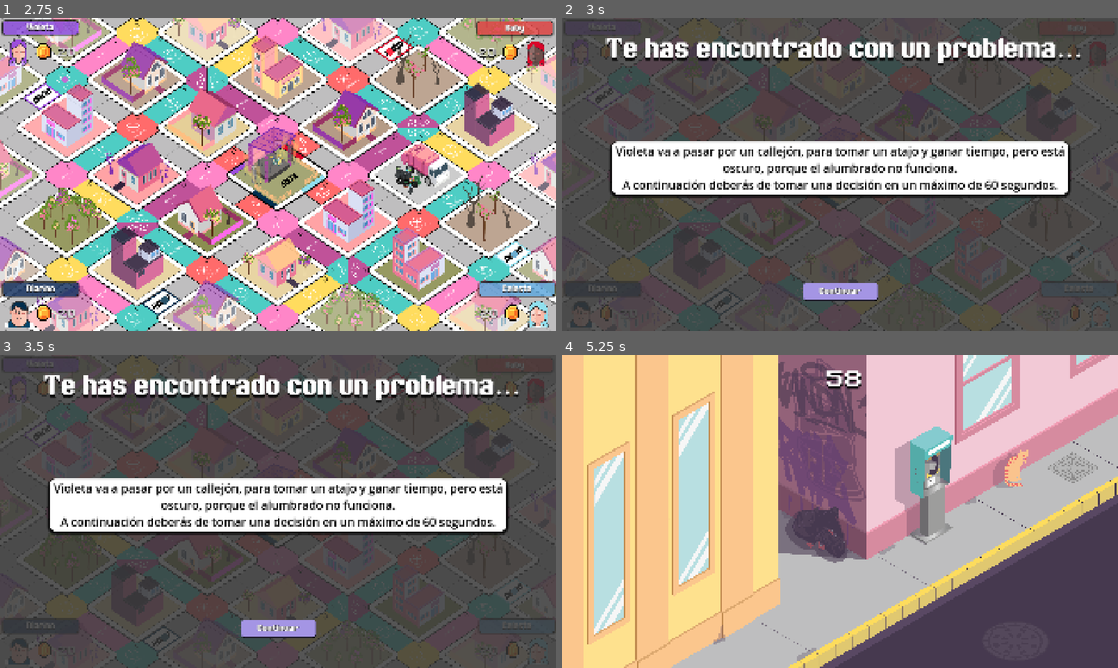
Above: before the commit, frames 1-4 (two rows, left to right).
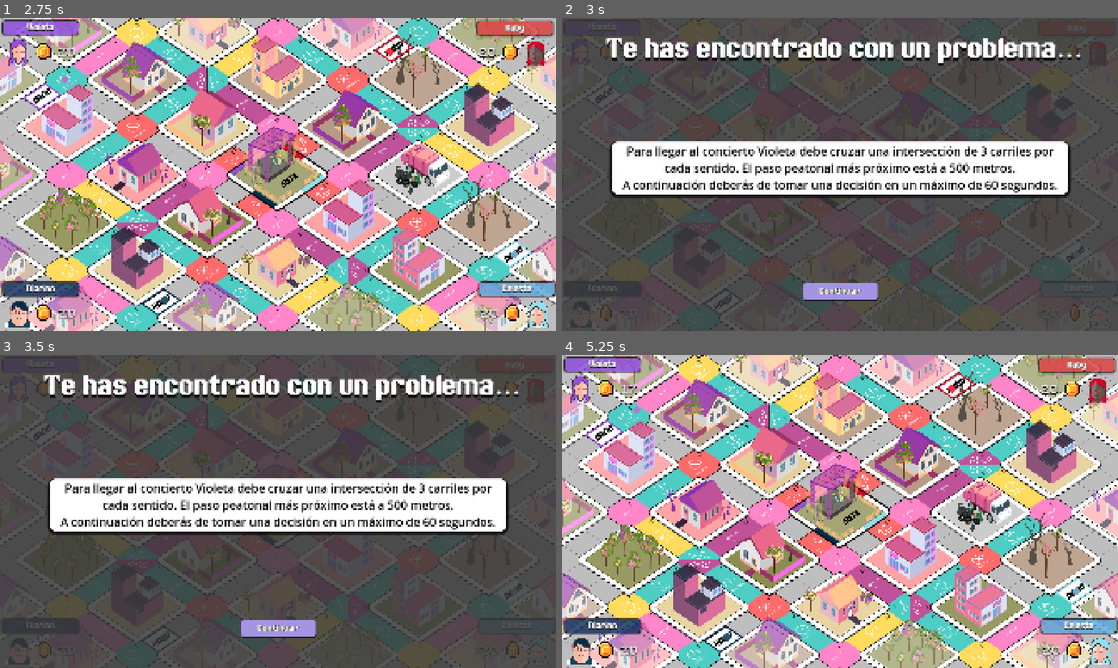
Above: after the commit, the same moments.

Repository: AleML1024/Ciudad-Magenta
Game: Godot game, scene res://scenes/MainMenu.tscn
Same seed, same stepped clock (60 frames per second), same inputs: the game is played once before the commit and once after it.
Inputs (mouse positions are in pixels of both pictures, inside the frame that each line leads up to):
- Up to frame 1 (2.75 s): click "Jugar" at 0.5 s; click "Comenzar" at 1.25 s; click "Continuar" at 2 s
- Up to frame 2 (3 s): move the mouse to (962, 158) at 2.77 s; click (962, 158) at 2.92 s
- Up to frame 3 (3.5 s): no input
- Up to frame 4 (5.25 s): click "Continuar" at 3.5 s; click (762, 492) at 4.27 s; click (840, 627) at 5 s, where only the run after the commit has a clickable "Continuar"

Frame 1 is identical in both runs. In frame 2, 2.7% of the frame differs, in the area x 9-91%, y 40-51%; in frame 3, 2.7%; in frame 4, 95%, in the area x 0-100%, y 0-100%.

Commit message:
Pantalla de decisiones con ilustración terminada y decision V_D_1 implementada con ilustración

Diff:
--- a/scenes/decisions/V_D_1.tscn
+++ b/scenes/decisions/V_D_1.tscn
@@ -84,6 +84,7 @@
 
 [node name="Hotspot2" type="Area2D" parent="Control/Hotspots"]
 script = ExtResource("2_sdvyk")
+option_index = 1
 
 [node name="CollisionPolygon2D" type="CollisionPolygon2D" parent="Control/Hotspots/Hotspot2"]
 polygon = PackedVector2Array(1920, 417, 1776, 500, 1608, 387, 1705, 1, 1920, 0)
@@ -115,6 +116,7 @@
 
 [node name="Hotspot3" type="Area2D" parent="Control/Hotspots"]
 script = ExtResource("2_sdvyk")
+option_index = 2
 
 [node name="CollisionPolygon2D" type="CollisionPolygon2D" parent="Control/Hotspots/Hotspot3"]
 polygon = PackedVector2Array(1256, 652, 1349, 598, 1349, 592, 1321, 578, 1321, 452, 1339, 442, 1349, 277, 1293, 245, 1199, 297, 1200, 470, 1233, 489, 1234, 596, 1201, 615, 1201, 621)
@@ -161,13 +163,3 @@
 offset_bottom = 8.799995
 text = "60"
 label_settings = SubResource("LabelSettings_lsugr")
-
-[connection signal="input_event" from="Control/Hotspots/Hotspot1" to="Control/Hotspots/Hotspot1" method="_on_input_event"]
-[connection signal="mouse_entered" from="Control/Hotspots/Hotspot1" to="Control/Hotspots/Hotspot1" method="_on_mouse_entered"]
-[connection signal="mouse_exited" from="Control/Hotspots/Hotspot1" to="Control/Hotspots/Hotspot1" method="_on_mouse_exited"]
-[connection signal="input_event" from="Control/Hotspots/Hotspot2" to="Control/Hotspots/Hotspot2" method="_on_input_event"]
-[connection signal="mouse_entered" from="Control/Hotspots/Hotspot2" to="Control/Hotspots/Hotspot2" method="_on_mouse_entered"]
-[connection signal="mouse_exited" from="Control/Hotspots/Hotspot2" to="Control/Hotspots/Hotspot2" method="_on_mouse_exited"]
-[connection signal="input_event" from="Control/Hotspots/Hotspot3" to="Control/Hotspots/Hotspot3" method="_on_input_event"]
-[connection signal="mouse_entered" from="Control/Hotspots/Hotspot3" to="Control/Hotspots/Hotspot3" method="_on_mouse_entered"]
-[connection signal="mouse_exited" from="Control/Hotspots/Hotspot3" to="Control/Hotspots/Hotspot3" method="_on_mouse_exited"]
--- a/scripts/managers/card_manager.gd
+++ b/scripts/managers/card_manager.gd
@@ -7,6 +7,8 @@
 	MARINO
 }
 
+var used_cards := {}
+
 var card_banks = {
 	Character_type.VIOLETA: {
 		"positive": [
@@ -73,7 +75,74 @@
 					}
 				],
 			},
-
+			{
+				"id": "V_D_2",
+				"text": "Violeta pasa por una calle en la cual están arreglando la acera y es más rápido pasar por la calle.  Hay otra acera en mejor estado, pero hay que desviarse.
+							A continuación deberás de tomar una decisión en un máximo de 60 segundos.",
+				"options" : [
+					{
+						"text": "Pasar por la calle de la construcción.",
+						"result": { "text": "Avanzas 2 casillas y pierdes 3 monedas", "coins": -3, "move": 2}
+					},
+					{
+						"text": "Pasar por la acera en buen estado.",
+						"result": { "text": "Avanzas 1 casilla y no pierdes monedas", "coins": 0, "move": 1}
+					}
+				]
+			},
+			{
+				"id": "V_D_3",
+				"text": "Para llegar al concierto Violeta debe cruzar una intersección de 3 carriles por cada sentido. El paso peatonal más próximo está a 500 metros.
+							A continuación deberás de tomar una decisión en un máximo de 60 segundos.",
+				"options" : [
+					{
+						"text": "Cruzar primero un sentido y luego el otro.",
+						"result": { "text": "Avanzas 2 casillas y pierdes 3 monedas", "coins": -3, "move": 2}
+					},
+					{
+						"text": "Ir hasta la zona en donde hay paso peatonal.",
+						"result": { "text": "Avanzas 1 casilla y no pierdes monedas", "coins": 0, "move": 1}
+					}
+				]
+			},
+			{
+				"id": "V_D_4",
+				"text": "Violeta debe cruzar al otro lado de la calle, pero el semáforo está dañado.
+							A continuación deberás de tomar una decisión en un máximo de 60 segundos.",
+				"options" : [
+					{
+						"text": "pasar por la zona donde no hay semáforo.",
+						"result": { "text": "Avanzas 2 casillas y pierdes 3 monedas", "coins": -3, "move": 2}
+					},
+					{
+						"text": "Caminar hasta encontrar el semáforo más pronto.",
+						"result": { "text": "Avanzas 1 casilla y no pierdes monedas", "coins": 0, "move": 1}
+					},
+					{
+						"text": "Solicitar a la municipalidad que repare el semáforo dañado.",
+						"result": { "text": "Avanzas 1 casilla y ganas 3 monedas", "coins": 3, "move": 1}
+					}
+				]
+			},
+			{
+				"id": "V_D_5",
+				"text": "Violeta debe pasar por un puente sobre un río. El puente está falseado porque existe un deslizamiento provocado por el exceso de agua y las crecidas del río.
+							A continuación deberás de tomar una decisión en un máximo de 60 segundos.",
+				"options" : [
+					{
+						"text": "Pasar por el puente.",
+						"result": { "text": "Avanzas 2 casillas y pierdes 3 monedas", "coins": -3, "move": 2}
+					},
+					{
+						"text": "Evitar la ruta alterna y dar la vuelta por la calle principal que va al centro.",
+						"result": { "text": "Avanzas 1 casilla y no pierdes monedas", "coins": 0, "move": 1}
+					},
+					{
+						"text": "Reportar a la municipalidad para que clausuren el puente.",
+						"result": { "text": "Avanzas 1 casilla y ganas 3 monedas", "coins": 3, "move": 1}
+					}
+				]
+			},
 		]
 	},
 
@@ -473,7 +542,32 @@
 }
 
 func draw_card(character_type, card_kind: String) -> Dictionary:
-	return card_banks[character_type][card_kind].pick_random()
+	var bank = card_banks[character_type][card_kind]
+
+	var key = str(character_type) + "_" + card_kind
+
+	if not used_cards.has(key):
+		used_cards[key] = []
+
+	var available_cards = bank.filter(
+		func(card):
+			return not used_cards[key].has(card["id"])
+	)
+
+	# Si ya se utilizaron todas las cartas del banco,
+	# se reinicia el banco.
+	if available_cards.is_empty():
+		print("Banco agotado: ", key, " → reiniciando")
+
+		used_cards[key].clear()
+
+		available_cards = bank
+
+	var card = available_cards.pick_random()
+
+	used_cards[key].append(card["id"])
+
+	return card
 
 func apply_card(card: Dictionary, current_player, players: Array):
 	print("Carta:", card["text"])
--- a/scripts/managers/game_manager.gd
+++ b/scripts/managers/game_manager.gd
@@ -133,11 +133,11 @@
 
 func _on_decision_resolved(result: Dictionary):
 	$DecisionOptionsScreen.visible = false
+	$IllustratedDecisionScreen.visible = false
 	waiting_for_decision = false
 
 	pending_result = result
 
-	# mostrar pantalla de resultado
 	text_screen.show_screen(result["text"], "result")
 	$TextScreen.visible = true
 
--- a/scripts/ui/illustrated_decision.gd
+++ b/scripts/ui/illustrated_decision.gd
@@ -6,10 +6,8 @@
 
 
 func _ready():
-	var index = -1
 	for hotspot in hotspots:
 		hotspot.option_clicked.connect(_on_option_clicked)
-		hotspot.option_index = index+1
 
 
 func _on_option_clicked(index):
--- a/scripts/ui/illustrated_decision_screen.gd
+++ b/scripts/ui/illustrated_decision_screen.gd
@@ -29,9 +29,16 @@
 	if not active:
 		return
 
+	print("IllustratedDecisionScreen visible antes: ", visible)
+
 	active = false
 	timer_label.visible = false
+
+	decision_scene.queue_free()
+	decision_scene = null
 	visible = false
+
+	print("IllustratedDecisionScreen visible después: ", visible)
 
 	var result = decision_data["options"][index]["result"]
 	option_selected.emit(result)
@@ -47,5 +54,7 @@
 	if time_left <= 0:
 		active = false
 		timer_label.visible = false
+		decision_scene.queue_free()
+		decision_scene = null
 		visible = false
 		time_out.emit()
